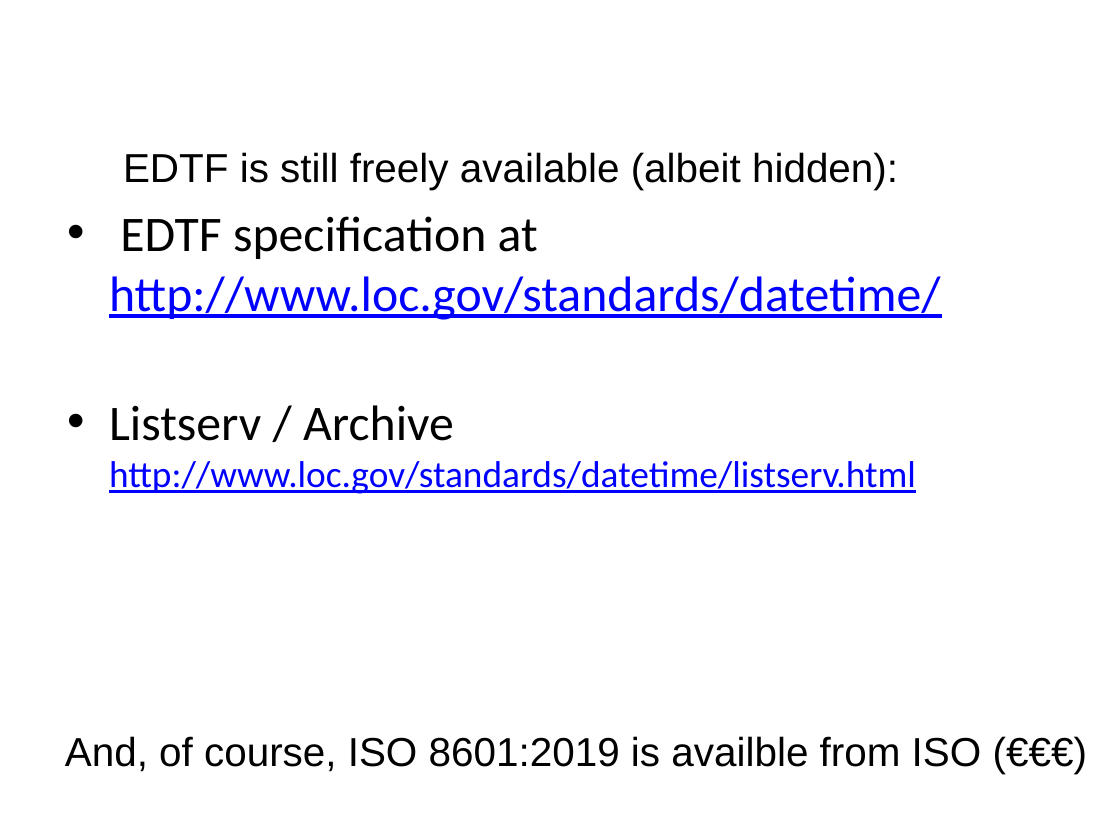
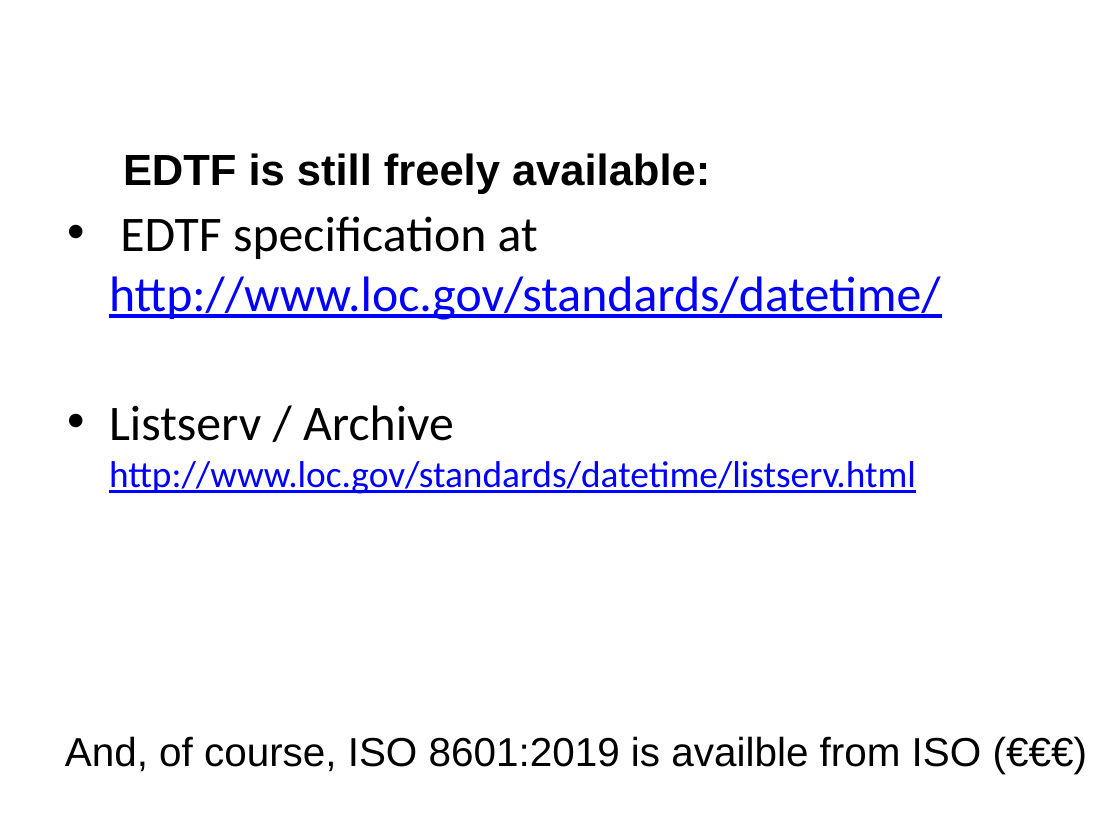
Before and after one commit to re-Isearch/date, a slide deck: slide 47 of Slides/ISO8601-Presentation.pptx. Drawn at 1120x840 pixels with LibreOffice and Linux fonts; fonts in the diff are those of the drawing. Boxes give left, top, right and bottom in pixels: in the first picture for what was removed or moved away, otherwise in the second. Text is boxed around its words. In the diff, an @@ line names an element or a change of style, - is before the commit and + after.

```diff
--- a/Slides/ISO8601-Presentation.pptx
+++ b/Slides/ISO8601-Presentation.pptx
@@ text at (123,153,710,194): text changed; size 26 to 28 pt; bold on @@
-EDTF is still freely available (albeit hidden):
+EDTF is still freely available:
```
Also in this commit, not shown: 4 other slides changed, 1 slide added, 1 other file.
